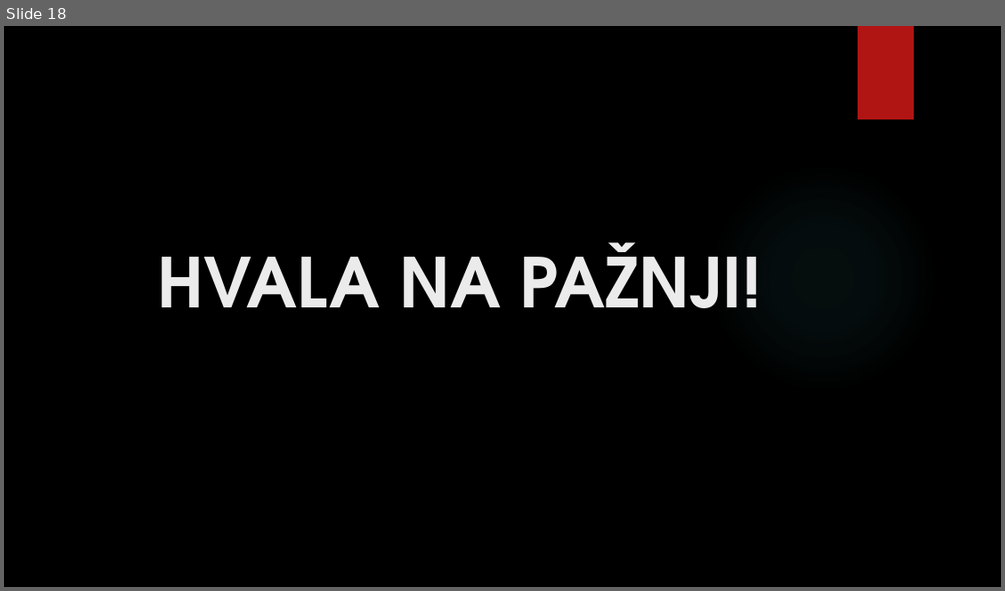
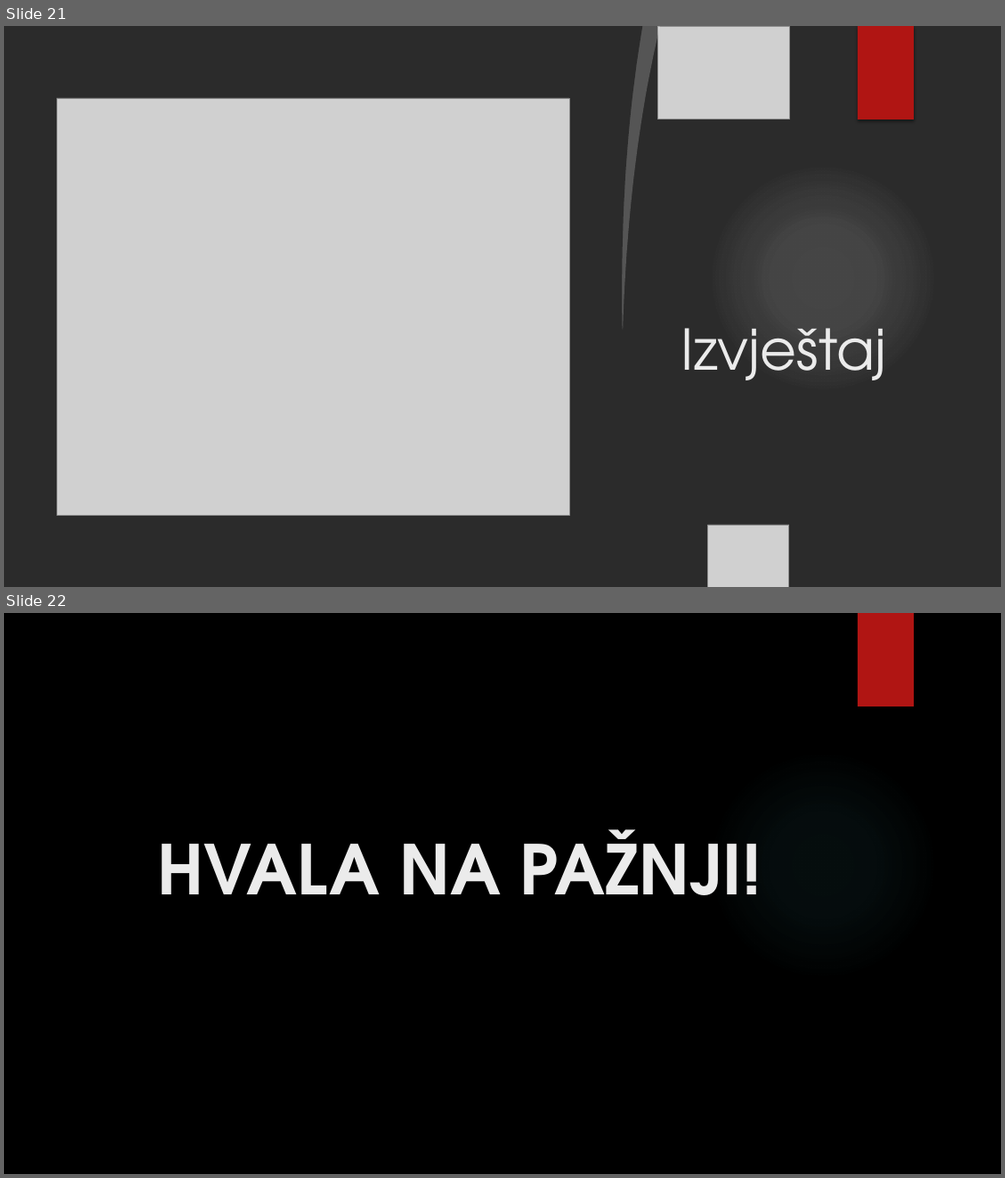
Before and after one commit to NikolaKasnar/Aplikacija-za-demose, a slide deck: Aplikacija za organizaciju demosa za računarske praktikume te.pptx. Shown one above the other, each under a label of ours: slide 18 before the commit, slides 21 and 22 after it. The pictures are 1005x591 and 1005x1178 pixels, drawn with LibreOffice and Linux fonts; fonts in the diff are those of the drawing; grey boxes stand for pictures; background and template pictures are left out; a plain dark background stands for a picture behind light text. Boxes give left, top, right and bottom in pixels: in the first picture for what was removed or moved away, otherwise in the second. Text is boxed around its words. In the diff, an @@ line names an element or a change of style, - is before the commit and + after.

```diff
--- a/Aplikacija za organizaciju demosa za računarske praktikume te.pptx
+++ b/Aplikacija za organizaciju demosa za računarske praktikume te.pptx
@@ slide 21 added at (4,26,1001,587), background picture (left out) @@
@@ freeform shape added at (4,26,643,587), fill #D9D9D9 @@
@@ freeform shape added at (615,26,660,329), fill #FFFFFF at 20% opacity @@
@@ picture added at (658,26,789,119) @@
@@ rectangle added at (858,26,914,119), fill #B01513 @@
@@ picture added at (57,98,569,515) @@
@@ ellipse added at (708,163,938,394), fill gradient #F3F3F3 @@
@@ ellipse added at (708,163,938,394), fill gradient #F3F3F3 @@
@@ picture added at (4,244,334,587) @@
@@ picture added at (4,263,128,456) @@
@@ title added at (681,328,886,380), 54 pt, text #EBEBEB @@
+Izvještaj
@@ picture added at (708,524,789,587) @@
@@ what was slide 18 is now slide 22 @@
```
Also in this commit, not shown: 8 slides changed, 6 other slides added, 3 slides removed.
